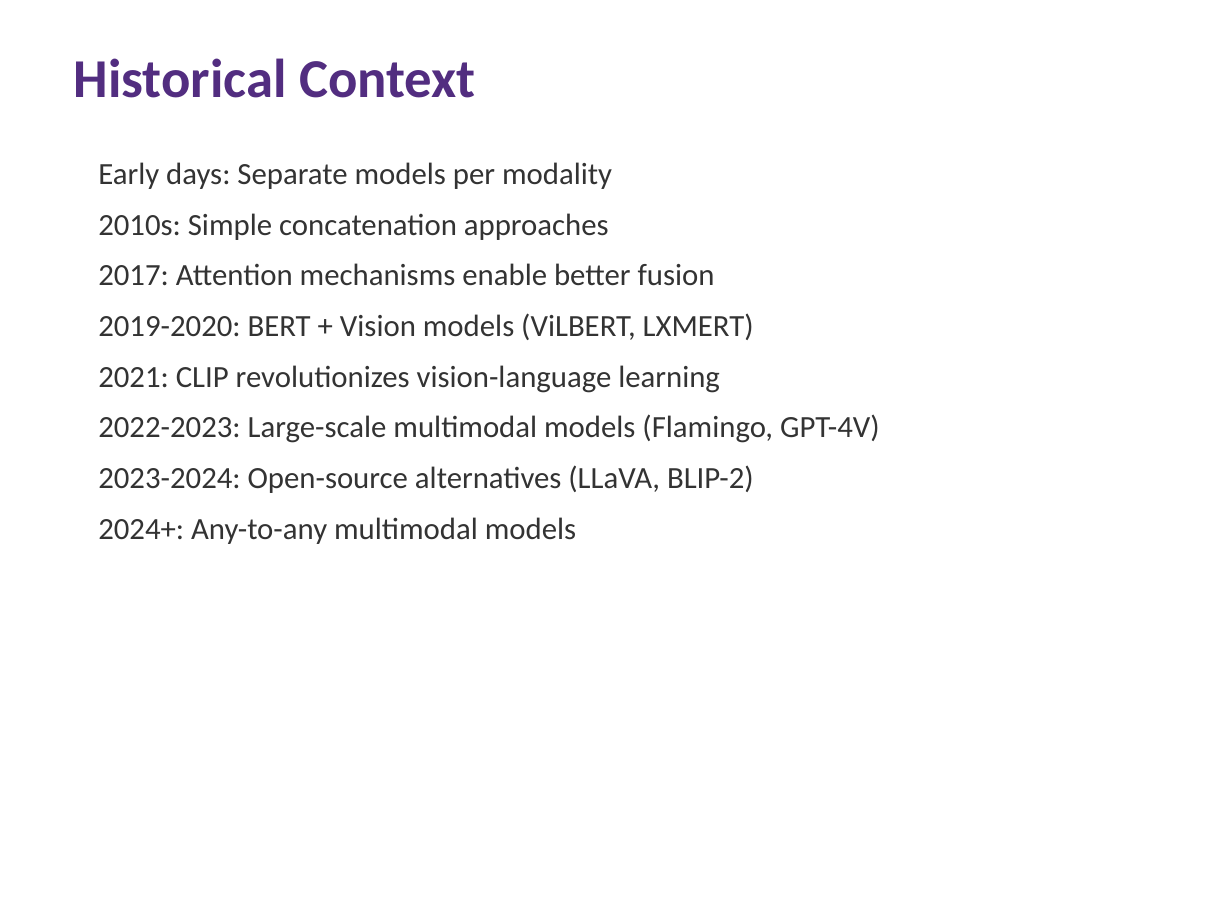
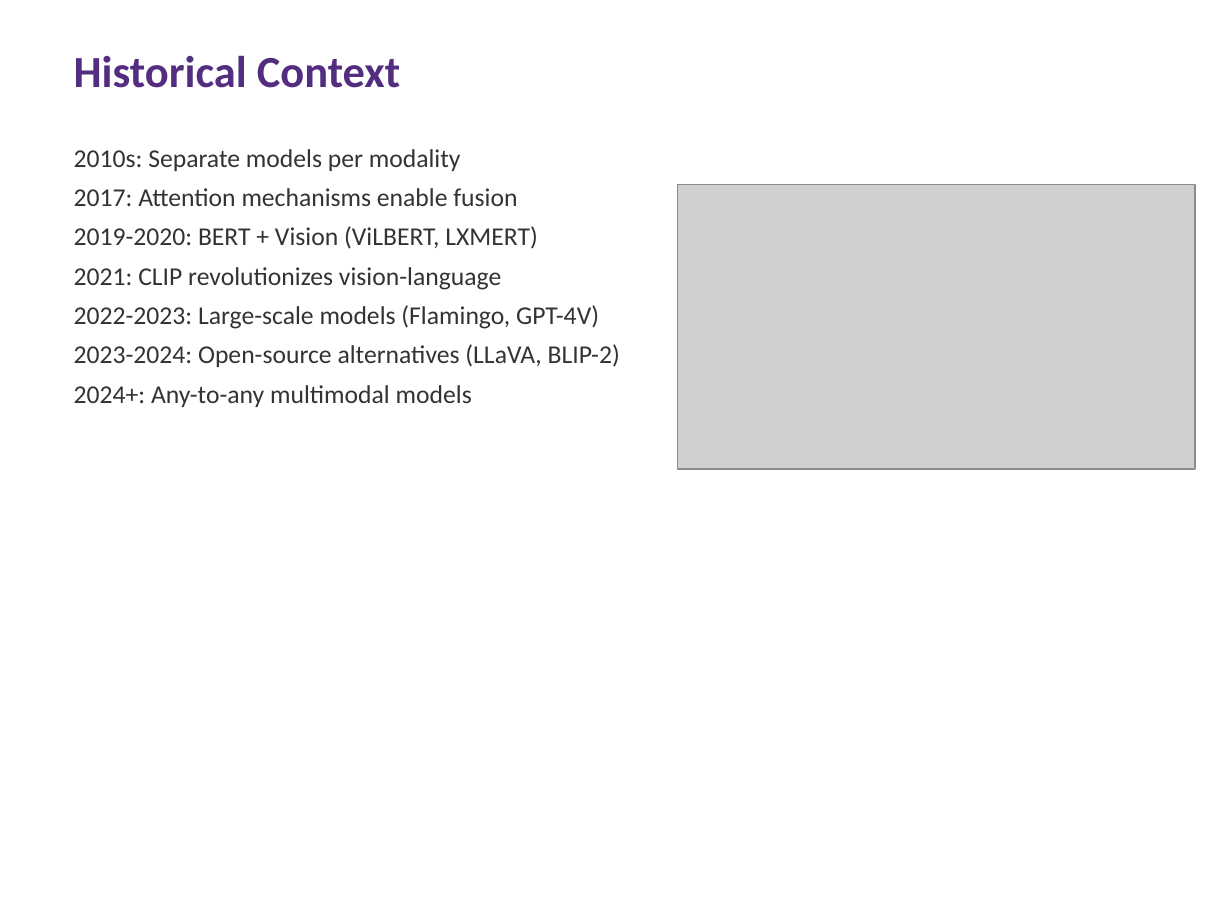
Before and after one commit to ai4he/experiments, a slide deck: slide 6 of Multimodal_LLM_Lecture.pptx. Drawn at 1232x924 pixels with LibreOffice and Linux fonts; fonts in the diff are those of the drawing; grey boxes stand for pictures. Boxes give left, top, right and bottom in pixels: in the first picture for what was removed or moved away, otherwise in the second. Text is boxed around its words. In the diff, an @@ line names an element or a change of style, - is before the commit and + after.

```diff
--- a/Multimodal_LLM_Lecture.pptx
+++ b/Multimodal_LLM_Lecture.pptx
@@ text "Historical Context" at box(74, 55, 400, 88): size 32 to 26 pt @@
@@ text "2010s: Separate models per modality": place and size @@
-text "2010s: Separate models per modality" at box(98, 162, 880, 544)
+text "2010s: Separate models per modality" at box(74, 149, 620, 407)
@@ text at box(74, 149, 599, 329): text changed; size 18 to 15 pt @@
-Early days: Separate models per modality
-2010s: Simple concatenation approaches
-2017: Attention mechanisms enable better fusion
-2019-2020: BERT + Vision models (ViLBERT, LXMERT)
-2021: CLIP revolutionizes vision-language learning
-2022-2023: Large-scale multimodal models (Flamingo, GPT-4V)
+2010s: Separate models per modality
+2017: Attention mechanisms enable fusion
+2019-2020: BERT + Vision (ViLBERT, LXMERT)
+2021: CLIP revolutionizes vision-language
+2022-2023: Large-scale models (Flamingo, GPT-4V)
@@ picture added at box(678, 185, 1195, 469) @@
@@ text at box(74, 344, 620, 407): size 18 to 15 pt in "2023-2024: Open-source alternatives (LLaVA, BLIP-2)", "2024+: Any-to-any multimodal models"; less space between paragraphs @@
```
Also in this commit, not shown: 77 other slides changed, 2 other files.
